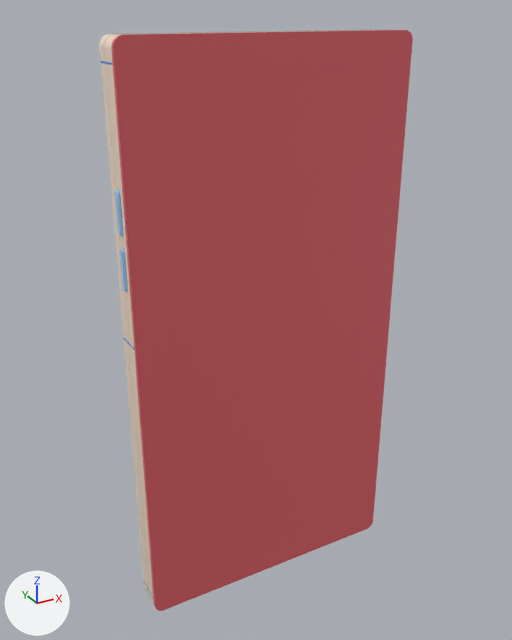
What one commit did to the glTF model static/models/phone/gltf-bin/phone.glb.
Rendered twice from a 50 mm lens placed at (-8.55, -14.91, 8.02), pointed at (-0.17, 0.32, 0.4). Lighting does not change. The marker at lower left points along +X, +Y and +Z. Where no turn or scale is listed for an object, it has been applied to the vertices.

Objects in the first picture: 'Phone_Back', 'Phone_Int_VolumeRocker_Up', 'Phone_Internals', 'Phone_Screen'.
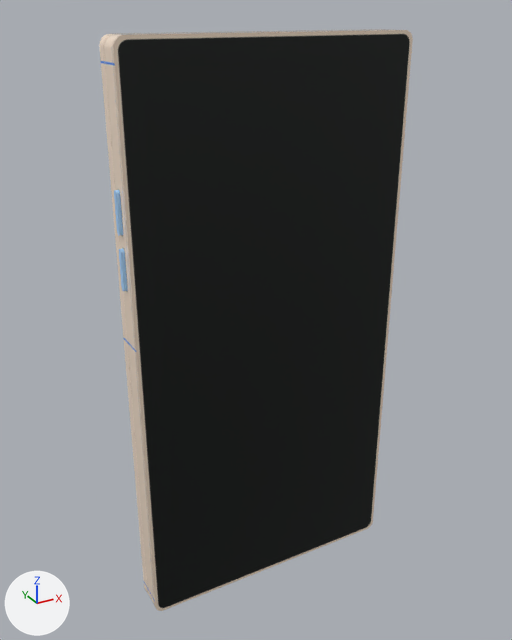
Pixel boxes (x1, y1, x2, y2) of what changed, in the pictures (512 x 640 px):
```json
{"object": "Phone_Screen", "change": "surface changed", "before": [112, 30, 413, 611], "after": [112, 30, 413, 611], "on screen": "brown to black"}
{"object": "Phone_Int_VolumeRocker_Up", "change": "moved", "before": [115, 190, 123, 236], "after": [114, 190, 123, 236]}
```

Scene script edits in JSON lines:
```json
{"op": "add", "block": "img_color_phone_screen", "code": ["img_color_phone_screen = load_image('Color_Phone_Screen', '_unpacked/Color_Phone_Screen', 956, 1784, 'sRGB')"]}
{"op": "remove", "block": "mat_phone_screen", "code": "mat_phone_screen.base_color = (0.8, 0.132, 0.151)  # red #e7666c"}
{"op": "add", "block": "mat_phone_screen", "code": "mat_phone_screen.texture = img_color_phone_screen"}
{"op": "set", "path": "mat_phone_screen.metallic", "old": "0.0", "new": "0.164"}
{"op": "set", "path": "mat_phone_screen.roughness", "old": "0.5", "new": "0.0"}
{"op": "set", "path": "ob_phone_int_volumerocker_up.location", "old": "(-3.72, -0.05, 3.89)", "new": "(-3.74, -0.05, 3.89)"}
```
